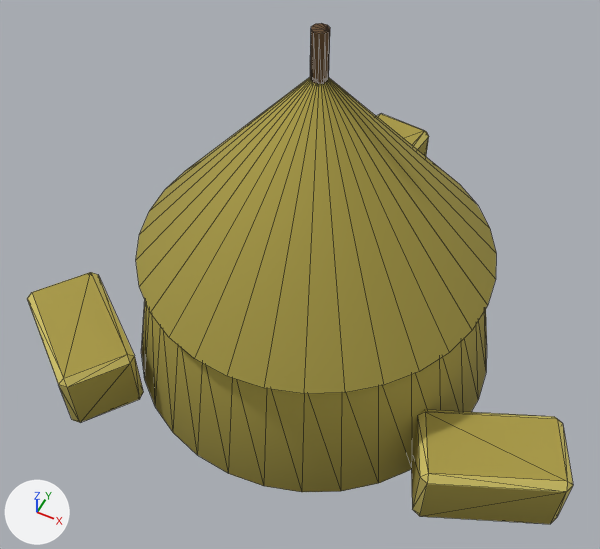
An edit to the glTF model packages/assets/game/environment/prop-surface/derived/haystack-v1.lod2.glb, drawn before and after from the same camera.
The view is the same before and after, from a camera (50 mm lens) standing at (2.52, -5.4, 7.71) and looking at (-0.01, -0.35, 1.4). Lighting does not change. The marker at lower left points along +X, +Y and +Z. The first picture is the older version. Mesh edges are drawn as thin lines. Vertices at exactly the same position are counted once.

In view in the first picture: 'haystack-v1.lod2'.
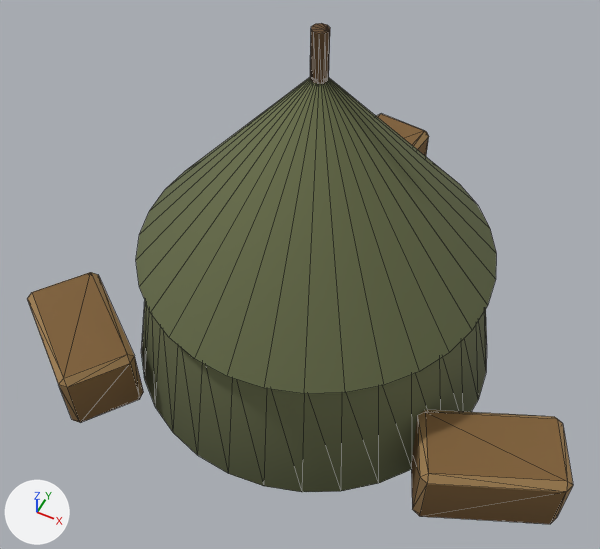
Diff of the bpy script that builds the scene:
```diff
--- a/packages/assets/game/environment/prop-surface/derived/haystack-v1.lod2.glb.py
+++ b/packages/assets/game/environment/prop-surface/derived/haystack-v1.lod2.glb.py
@@ me_haystack_v1_lod2 @@
 me_haystack_v1_lod2.from_pydata(...)  # 194 vertices, 264 faces; spans x -2.79..3.12, y -2.24..3.27, z 0.0..4.03
 # used by ob_haystack_v1_lod2; location = (0.0, 0.0, 0.0)
+# me_haystack_v1_lod2 part 1: 96 faces centred in x -2.79..3.11, y -2.23..3.25, z 0.04..0.8 are repainted in the vertex colours; the middle colour goes from yellow #c5b760 to brown #96764b
+# me_haystack_v1_lod2 part 2: 132 faces centred in x -2.66..3.04, y -2.05..3.24, z 0.02..2.23 are repainted in the vertex colours; the middle colour goes from yellow #9f923f to brown #6d5f3a
 me_haystack_v1_lod2.materials.append(mat_prop_surface_shared_atlas)
```

Changed parts and their boxes [x1, y1, x2, y2] in the pictures (600 x 549 px):
part 1 of me_haystack_v1_lod2, recoloured
    both: [27, 114, 573, 523]
part 2 of me_haystack_v1_lod2, recoloured (darker)
    both: [32, 77, 567, 524]
